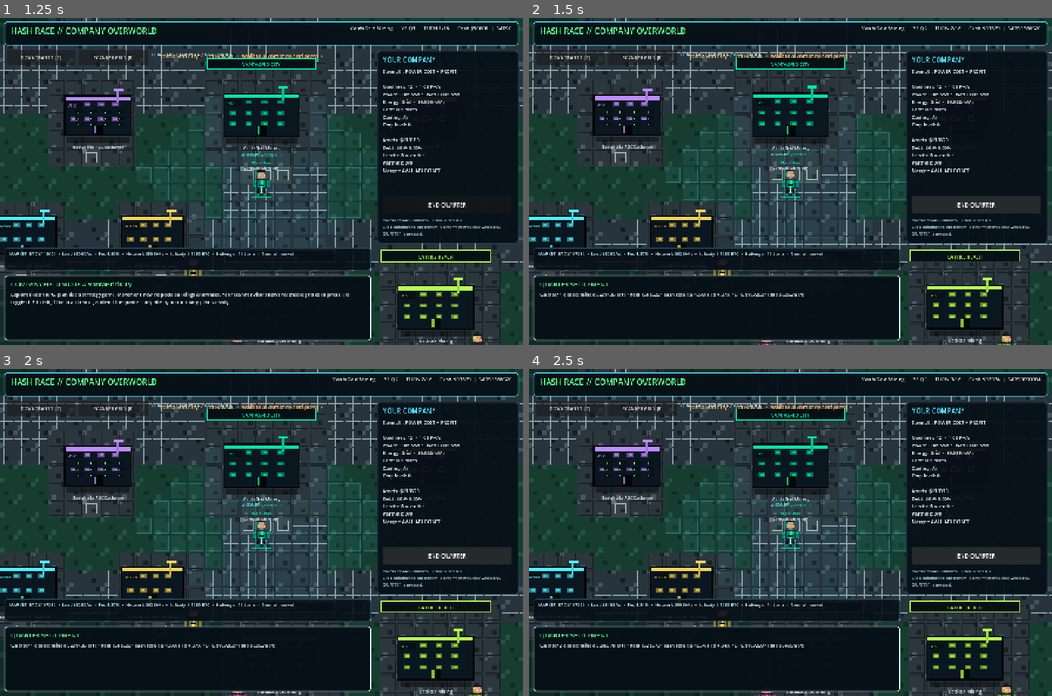
Above: before the commit, frames 1-4 (two rows, left to right).
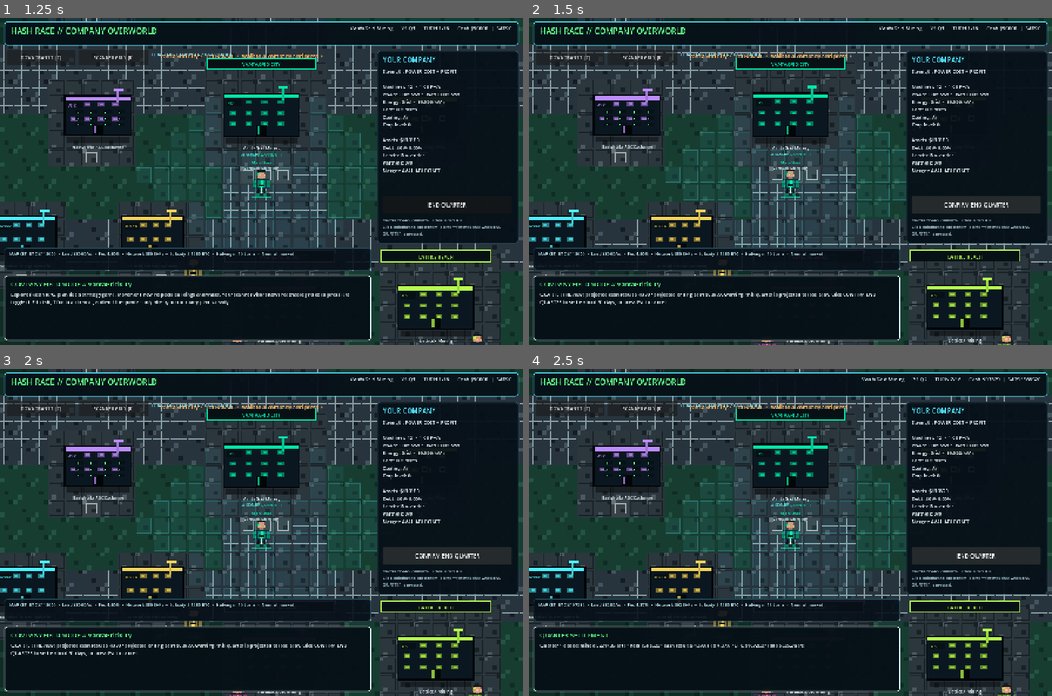
Above: after the commit, the same moments.

Repository: 1freetech/HashRace
Game: Godot game, scene res://scenes/campaign_setup.tscn
The game is run twice, just before and just after one commit, with the same random seed, the same clock (stepped at 60 frames per second) and the same inputs.
Inputs:
- Up to frame 1 (1.25 s): click "START MINING RACE" at 0.5 s
- Up to frame 2 (1.5 s): click "END QUARTER" at 1.25 s
- Up to frame 3 (2 s): no input
- Up to frame 4 (2.5 s): click "END QUARTER" (after the commit: "CONFIRM END QUARTER") at 2 s

Frame 1 is identical in both runs. In frame 2, 1.2% of the frame differs, in the area x 2-98%, y 2-88%; in frame 3, 1.2%; in frame 4, 0.1%.

Commit message:
Hash Race v0.015: make the live Godot quarter button safer. The active RPG world now previews the projected cash result before a quarter can settle, requires a second confirmation, and lets Escape cancel a pending settlement. This fixes a playability gap where the separate quarter-safety prototype was tested but the live RPG scene could still advance roughly 91 days with one click.

Diff:
--- a/Godot/scripts/world_rpg_strategy.gd
+++ b/Godot/scripts/world_rpg_strategy.gd
@@ -17,6 +17,7 @@
 var scanner_button: Button
 var phase_label: Label
 var last_scanner_cell: Vector2i = Vector2i(-999, -999)
+var live_quarter_confirmation_pending: bool = false
 
 func _ready() -> void:
     super._ready()
@@ -33,7 +34,6 @@
     layer.name = "RPGStrategyLayer"
     layer.layer = 10
     add_child(layer)
-
     scanner_button = Button.new()
     scanner_button.position = Vector2(218.0, 88.0)
     scanner_button.size = Vector2(190.0, 42.0)
@@ -41,7 +41,6 @@
     scanner_button.add_theme_font_size_override("font_size", 12)
     scanner_button.pressed.connect(_toggle_scanner_overlay)
     layer.add_child(scanner_button)
-
     phase_label = Label.new()
     phase_label.position = Vector2(418.0, 92.0)
     phase_label.size = Vector2(330.0, 34.0)
@@ -54,7 +53,6 @@
     var before: Vector2 = rep_pos
     super._process(delta)
     var requested_motion: Vector2 = rep_pos - before
-
     if RPGMovement.is_moving(requested_motion):
         var corrected: Vector2 = RPGMovement.resolve_axis_motion(grid_nav, before, requested_motion)
         if corrected != rep_pos:
@@ -72,13 +70,16 @@
             rep_animation_state = RPGMovement.animation_state(rep_facing, false)
     else:
         rep_animation_state = RPGMovement.animation_state(rep_facing, false)
-
     _refresh_scanner_cells(false)
 
 func _unhandled_input(event: InputEvent) -> void:
     if event is InputEventKey:
         var key_event: InputEventKey = event as InputEventKey
         if key_event.pressed and not key_event.echo:
+            if key_event.keycode == KEY_ESCAPE and live_quarter_confirmation_pending:
+                _cancel_live_quarter_confirmation()
+                get_viewport().set_input_as_handled()
+                return
             if key_event.keycode == KEY_R:
                 _toggle_scanner_overlay()
                 get_viewport().set_input_as_handled()
@@ -91,6 +92,41 @@
                     rep_animation_state = RPGMovement.animation_state(rep_facing, false)
     super._unhandled_input(event)
 
+func _project_live_quarter_profit() -> float:
+    var mined_btc: float = _btc_per_day() * QUARTER_DAYS
+    var sold_btc: float = mined_btc * (1.0 - float(player["treasury_hold"]))
+    var revenue: float = sold_btc * btc_price + float(player["recurring_income"])
+    var power_cost: float = _machine_load_kw() * 24.0 * QUARTER_DAYS * _effective_power_cost() * _uptime()
+    var ops_cost: float = float(player["machines"]) * 0.38 * QUARTER_DAYS
+    var debt_cost: float = float(player["debt"]) * float(player["debt_rate"]) * (QUARTER_DAYS / 365.0)
+    return revenue - power_cost - ops_cost - debt_cost
+
+func _end_quarter() -> void:
+    if campaign_complete:
+        super._end_quarter()
+        return
+    if not live_quarter_confirmation_pending:
+        live_quarter_confirmation_pending = true
+        var projected_profit: float = _project_live_quarter_profit()
+        var projected_cash: float = float(player["cash"]) + projected_profit
+        quarter_button.text = "CONFIRM END QUARTER"
+        var risk: String = ""
+        if projected_cash < 0.0:
+            risk = " DANGER: projected cash falls below $0."
+        elif projected_profit < 0.0:
+            risk = " Warning: this quarter is projected to lose cash."
+        _feedback("QUARTER PREVIEW: projected cash result $%d • projected ending cash $%d.%s Click CONFIRM END QUARTER to settle about 91 days, or press Esc to cancel." % [int(projected_profit), int(projected_cash), risk])
+        return
+    live_quarter_confirmation_pending = false
+    quarter_button.text = "END QUARTER"
+    super._end_quarter()
+
+func _cancel_live_quarter_confirmation() -> void:
+    live_quarter_confirmation_pending = false
+    if is_instance_valid(quarter_button) and not campaign_complete:
+        quarter_button.text = "END QUARTER"
+    _feedback("Quarter settlement cancelled. Keep planning, dealing, or building before advancing time.")
+
 func _toggle_scanner_overlay() -> void:
     scanner_overlay_enabled = not scanner_overlay_enabled
     if is_instance_valid(scanner_button):
@@ -127,31 +163,18 @@
         var rect: Rect2 = Rect2(center - Vector2(20.0, 20.0), Vector2(40.0, 40.0))
         draw_rect(rect, Color("55efff12"), true)
         draw_rect(rect, Color("55efff3f"), false, 1.0)
-    draw_string(
-        ThemeDB.fallback_font,
-        rep_pos + Vector2(-54.0, -72.0),
-        "VISOR R%d" % SCANNER_RANGE_CELLS,
-        HORIZONTAL_ALIGNMENT_LEFT,
-        -1,
-        11,
-        Color("75f6ff")
-    )
+    draw_string(ThemeDB.fallback_font, rep_pos + Vector2(-54.0, -72.0), "VISOR R%d" % SCANNER_RANGE_CELLS, HORIZONTAL_ALIGNMENT_LEFT, -1, 11, Color("75f6ff"))
 
 func _draw_direction_state() -> void:
     var direction: Vector2 = Vector2.DOWN
     match rep_facing:
-        "up":
-            direction = Vector2.UP
-        "left":
-            direction = Vector2.LEFT
-        "right":
-            direction = Vector2.RIGHT
-        _:
-            direction = Vector2.DOWN
+        "up": direction = Vector2.UP
+        "left": direction = Vector2.LEFT
+        "right": direction = Vector2.RIGHT
+        _: direction = Vector2.DOWN
     var tip: Vector2 = rep_pos + direction * 30.0
     draw_line(rep_pos + direction * 17.0, tip, Color("8affbd"), 3.0)
     draw_circle(tip, 3.0, Color("d7fff0"))
-
     if not rep_animation_state.ends_with("_idle"):
         var bob: float = sin(rep_step_phase) * 3.0
         draw_rect(Rect2(rep_pos + Vector2(-10.0, 21.0 + bob), Vector2(7.0, 4.0)), Color("071014"), true)
@@ -159,12 +182,10 @@
 
 func _draw_nearby_notice() -> void:
     var idx: int = _nearest_entity()
-    if idx < 0:
-        return
+    if idx < 0: return
     var entity: Dictionary = entities[idx]
     var kind: String = String(entity["kind"])
-    if kind != "rival_rep" and kind != "partner_rep":
-        return
+    if kind != "rival_rep" and kind != "partner_rep": return
     var pos: Vector2 = entity["pos"]
     var bubble: Rect2 = Rect2(pos + Vector2(-12.0, -76.0), Vector2(24.0, 24.0))
     draw_rect(bubble, Color("f4ffed"), true)
@@ -172,8 +193,7 @@
     draw_string(ThemeDB.fallback_font, pos + Vector2(-4.0, -58.0), "!", HORIZONTAL_ALIGNMENT_LEFT, -1, 14, Color("071014"))
 
 func debug_rpg_collision_ready() -> bool:
-    if grid_nav == null:
-        return false
+    if grid_nav == null: return false
     return not grid_nav.world_is_walkable(Vector2(100.0, 1800.0))
 
 func debug_scanner_reachable_count() -> int:
@@ -183,12 +203,10 @@
     return rep_animation_state
 
 func debug_range_limited_path_exists() -> bool:
-    if grid_nav == null:
-        return false
+    if grid_nav == null: return false
     var start: Vector2 = rep_pos
     var reachable: Array[Vector2i] = grid_nav.reachable_cells(start, 5)
-    if reachable.size() < 2:
-        return false
+    if reachable.size() < 2: return false
     var destination: Vector2 = grid_nav.cell_to_world(reachable[reachable.size() - 1])
     var path: Array[Vector2] = grid_nav.find_path_in_range(start, destination, reachable)
     return not path.is_empty()
